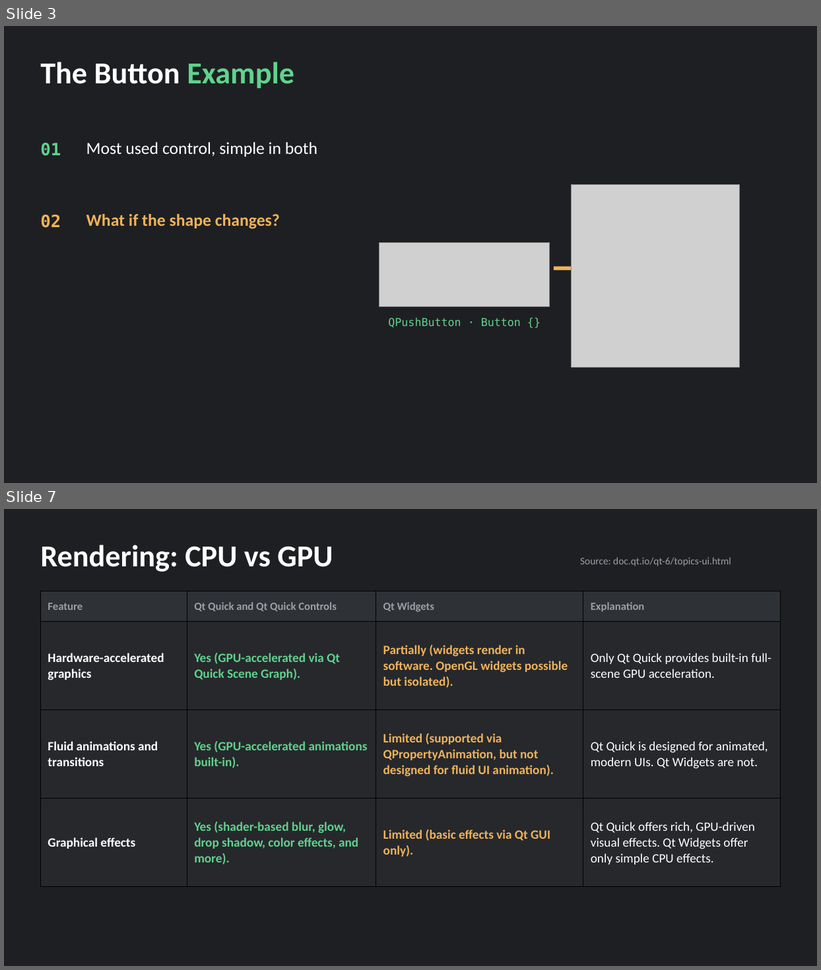
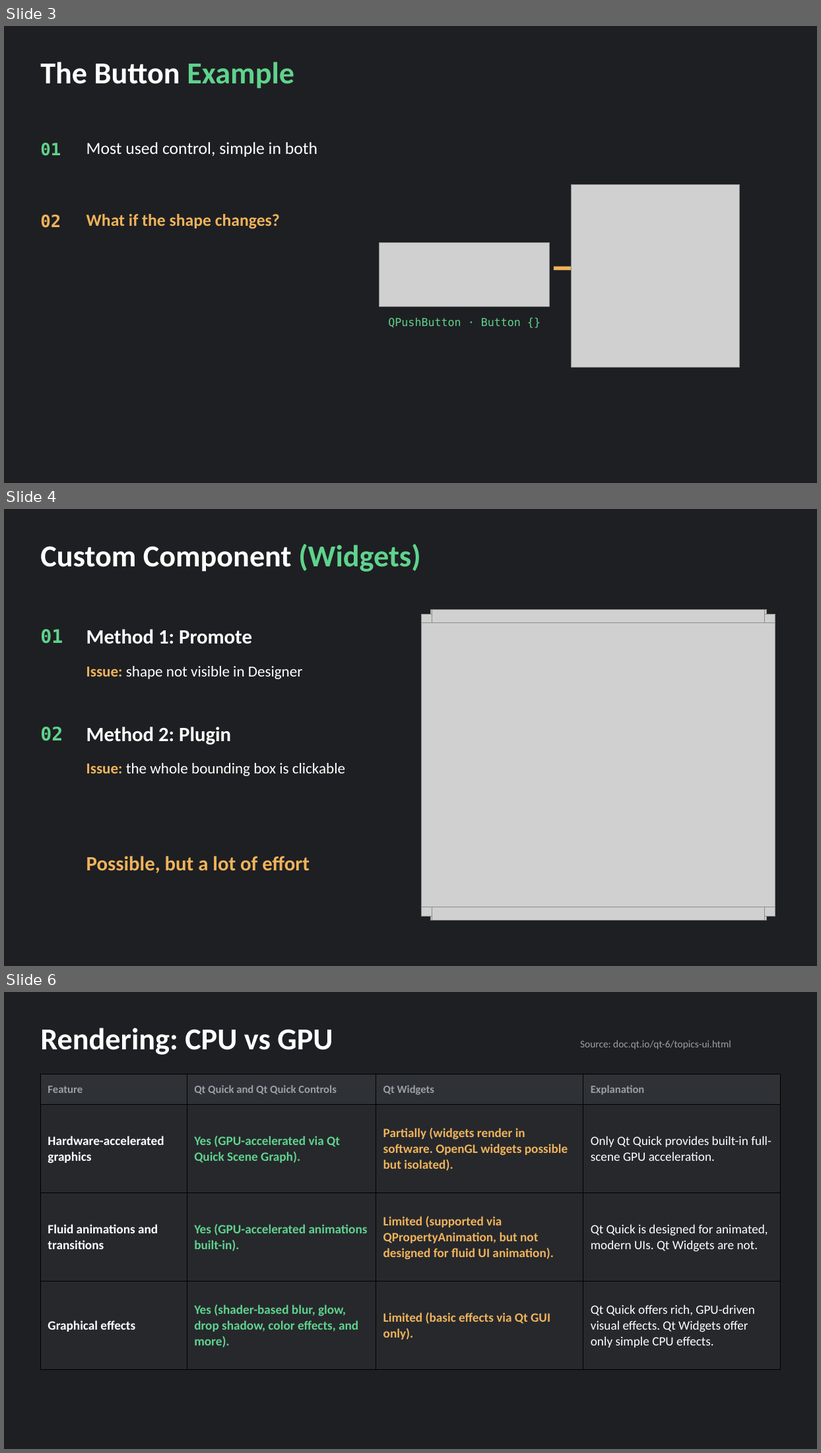
Before and after one commit to canacar7/qt-widgets-vs-qml, a slide deck: presentation/qt-widgets-vs-quick.pptx. Shown one above the other, each under a label of ours: slides 3 and 7 before the commit, slides 3, 4 and 6 after it; the slides between them are not shown. The pictures are 821x970 and 821x1453 pixels, drawn with LibreOffice and Linux fonts; fonts in the diff are those of the drawing; grey boxes stand for pictures. Boxes give left, top, right and bottom in pixels: in the first picture for what was removed or moved away, otherwise in the second. Text is boxed around its words. In the diff, an @@ line names an element or a change of style, - is before the commit and + after.

```diff
--- a/presentation/qt-widgets-vs-quick.pptx
+++ b/presentation/qt-widgets-vs-quick.pptx
@@ slide 4 added at (4,509,817,966), background #1E1F22 @@
@@ text added at (40,544,420,572), 36 pt, text #FFFFFF, bold @@
+Custom Component (Widgets)
@@ picture added at (422,614,776,916) @@
@@ picture added at (422,624,776,907) @@
@@ picture added at (422,623,776,908) @@
@@ picture added at (430,609,766,921) @@
@@ picture added at (432,609,765,921) @@
@@ picture added at (448,609,749,921) @@
@@ text added at (40,629,63,644), 22 pt, text #5FD38D, bold @@
+01
@@ text added at (86,629,252,644), 24 pt, text #FFFFFF, bold @@
+Method 1: Promote
@@ text added at (86,666,302,679), 18 pt, text #FFFFFF @@
+Issue: shape not visible in Designer
@@ text added at (40,727,63,741), 22 pt, text #5FD38D, bold @@
+02
@@ text added at (86,727,231,745), 24 pt, text #FFFFFF, bold @@
+Method 2: Plugin
@@ text added at (86,763,345,776), 18 pt, text #FFFFFF @@
+Issue: the whole bounding box is clickable
@@ text added at (86,856,309,873), 24 pt, text #F0B35A, bold @@
+Possible, but a lot of effort
@@ what was slide 7 is now slide 6 @@
```
Also in this commit, not shown: 5 slides changed, 2 other slides added, 3 slides removed, 4 other files.
